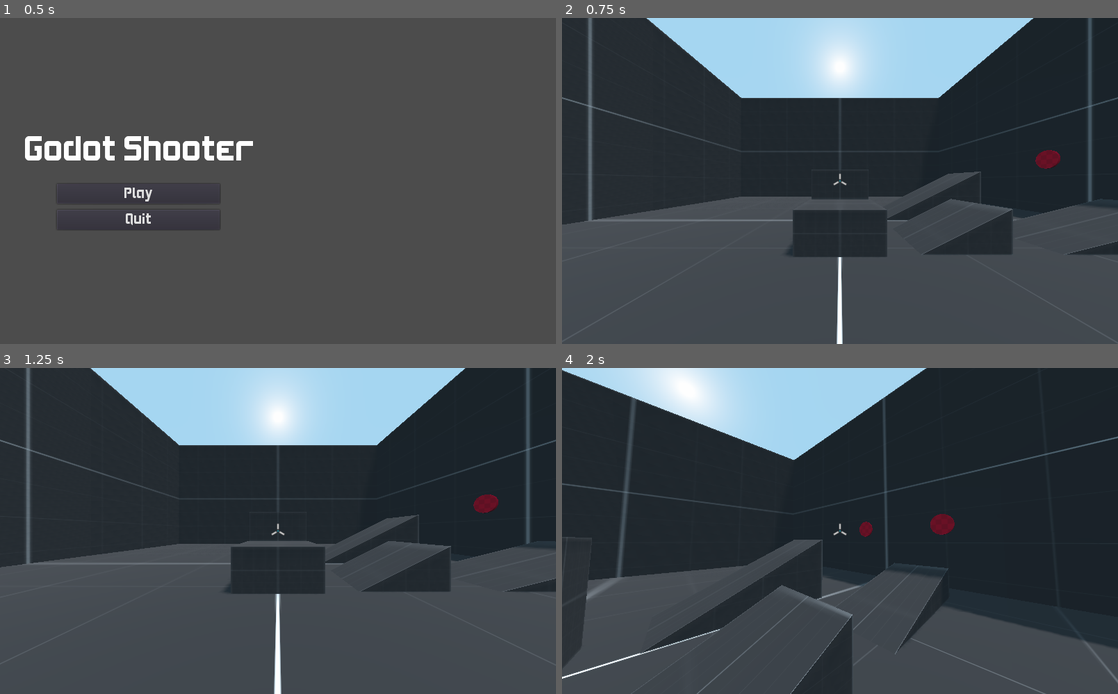
Above: before the commit, frames 1-4 (two rows, left to right).
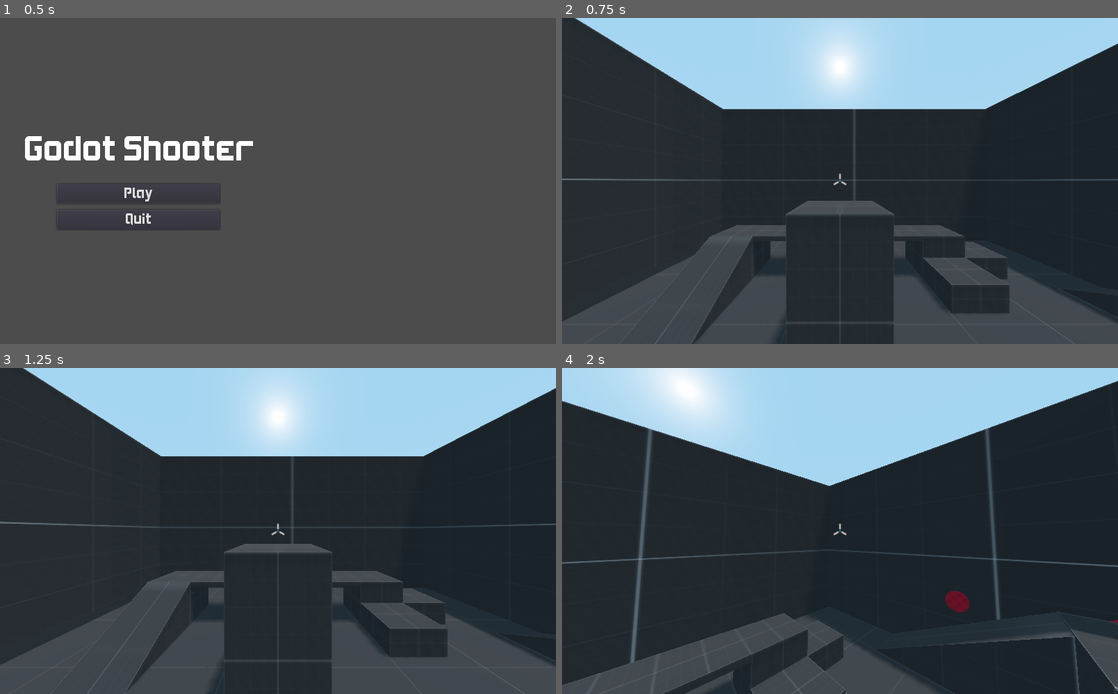
Above: after the commit, the same moments.

Repository: kdreese/godot-3D-shooter-project
Game: Godot game, scene res://src/states/Menu.tscn
Two runs of this game, one before a commit and one after it. Both use one fixed random seed, a clock stepped at 60 frames per second and the inputs below.
Inputs (mouse positions are in pixels of both pictures, inside the frame that each line leads up to):
- Up to frame 1 (0.5 s): no input
- Up to frame 2 (0.75 s): click "Play" at 0.5 s
- Up to frame 3 (1.25 s): no input
- Up to frame 4 (2 s): tap Enter at 1.25 s; move the mouse to (867, 531) at 1.27 s; press the mouse at (867, 531) at 1.28 s; hold W (move_forwards) from 1.28 s (still down); tap Space (jump) at 1.52 s

Frame 1 is identical in both runs. In frame 2, 33% of the frame differs, in the area x 0-100%, y 0-100%; in frame 3, 34%; in frame 4, 36%.

Commit message:
Fleshed out the free play level.

Diff:
--- a/src/levels/Level.tscn
+++ b/src/levels/Level.tscn
@@ -40,39 +40,176 @@
 material = ExtResource( 2 )
 
 [node name="FullBodyCover" type="CSGBox" parent="CSGCombiner"]
-transform = Transform( 1, 0, 0, 0, 1, 0, 0, 0, 1, 0, 2.25, 0 )
-width = 4.5
-height = 4.5
-depth = 4.5
-material = ExtResource( 2 )
-
-[node name="HalfBodyCover" type="CSGBox" parent="CSGCombiner"]
-transform = Transform( 1, 0, 0, 0, 1, 0, 0, 0, 1, 0, 1.125, 5 )
+transform = Transform( 1, 0, 0, 0, 1, 0, 0, 0, 1, -14, 2.25, -14 )
+width = 4.5
+height = 4.5
+depth = 4.5
+material = ExtResource( 2 )
+
+[node name="Walkway" type="CSGBox" parent="CSGCombiner"]
+transform = Transform( 1, 0, 0, 0, 1, 0, 0, 0, 1, -9.5, 4.25, -14 )
+width = 4.5
+height = 0.5
+depth = 4.5
+material = ExtResource( 2 )
+
+[node name="Walkway2" type="CSGBox" parent="CSGCombiner"]
+transform = Transform( 1, 0, 0, 0, 1, 0, 0, 0, 1, -5, 4.25, -14 )
+width = 4.5
+height = 0.5
+depth = 4.5
+material = ExtResource( 2 )
+
+[node name="Walkway3" type="CSGBox" parent="CSGCombiner"]
+transform = Transform( 1, 0, 0, 0, 1, 0, 0, 0, 1, -0.5, 4.25, -14 )
+width = 4.5
+height = 0.5
+depth = 4.5
+material = ExtResource( 2 )
+
+[node name="Walkway4" type="CSGBox" parent="CSGCombiner"]
+transform = Transform( 1, 0, 0, 0, 1, 0, 0, 0, 1, 4, 4.25, -14 )
+width = 4.5
+height = 0.5
+depth = 4.5
+material = ExtResource( 2 )
+
+[node name="FullBodyCover2" type="CSGBox" parent="CSGCombiner"]
+transform = Transform( 1, 0, 0, 0, 1, 0, 0, 0, 1, 8.5, 2.25, -14 )
+width = 4.5
+height = 4.5
+depth = 4.5
+material = ExtResource( 2 )
+
+[node name="FullHeightRamp2" type="CSGPolygon" parent="CSGCombiner"]
+transform = Transform( -4.37114e-08, 0, 1, 0, 1, 0, -1, 0, -4.37114e-08, -11.75, 0, -4.25 )
+polygon = PoolVector2Array( 0, 0, 7.5, 0, 7.5, 4.5 )
+depth = 4.5
+material = ExtResource( 2 )
+
+[node name="HalfBodyCover2" type="CSGBox" parent="CSGCombiner"]
+transform = Transform( 1, 0, 0, 0, 1, 0, 0, 0, 1, 8.5, 1.125, -9.5 )
 width = 4.5
 height = 2.25
 depth = 4.5
 material = ExtResource( 2 )
 
-[node name="FullHeightRamp" type="CSGPolygon" parent="CSGCombiner"]
-transform = Transform( 1, 0, 0, 0, 1, 0, 0, 0, 1, 4, 0, 0 )
-polygon = PoolVector2Array( 0, 0, 9, 0, 9, 4.5 )
-depth = 4.5
-material = ExtResource( 2 )
-
-[node name="HalfHeightRamp" type="CSGPolygon" parent="CSGCombiner"]
-transform = Transform( 1, 0, 0, 0, 1, 0, 0, 0, 1, 4, 0, 7 )
-polygon = PoolVector2Array( 0, 0, 4.5, 0, 4.5, 2.25 )
-depth = 4.5
-material = ExtResource( 2 )
-
-[node name="HalfHeightLongRamp" type="CSGPolygon" parent="CSGCombiner"]
-transform = Transform( 1, 0, 0, 0, 1, 0, 0, 0, 1, 11, 0, 7 )
-polygon = PoolVector2Array( 0, 0, 9, 0, 9, 2.25 )
-depth = 4.5
+[node name="HalfBodyCover3" type="CSGBox" parent="CSGCombiner"]
+transform = Transform( 1, 0, 0, 0, 1, 0, 0, 0, 1, 13, 1.125, -14 )
+width = 4.5
+height = 2.25
+depth = 4.5
+material = ExtResource( 2 )
+
+[node name="CSGBox" type="CSGBox" parent="CSGCombiner"]
+transform = Transform( 1, 0, 0, 0, 1, 0, 0, 0, 1, -2.5, 4.5, -3.5 )
+width = 4.5
+height = 9.0
+depth = 4.5
+material = ExtResource( 2 )
+
+[node name="HalfHeightRamp2" type="CSGPolygon" parent="CSGCombiner"]
+transform = Transform( -4.37114e-08, 0, -1, 0, 1, 0, 1, 0, -4.37114e-08, -4.75, 4.5, -11.75 )
+polygon = PoolVector2Array( 0, 0, 0, -0.5, 6, 4, 6, 4.5 )
+depth = 4.5
+material = ExtResource( 2 )
+
+[node name="CSGBox2" type="CSGBox" parent="CSGCombiner"]
+transform = Transform( 1, 0, 0, 0, 1, 0, 0, 0, 1, -2.5, 3.5, 5.5 )
+width = 4.5
+height = 6.75
+depth = 4.5
+material = ExtResource( 2 )
+
+[node name="CSGBox3" type="CSGBox" parent="CSGCombiner"]
+transform = Transform( 1, 0, 0, 0, 1, 0, 0, 0, 1, -2.5, 2.25, 17.5 )
+width = 4.5
+height = 4.5
+depth = 11.0
+material = ExtResource( 2 )
+
+[node name="FullHeightRamp3" type="CSGPolygon" parent="CSGCombiner"]
+transform = Transform( -1, 0, -8.74228e-08, 0, 1, 0, 8.74228e-08, 0, -1, 7.25, 0, 12 )
+polygon = PoolVector2Array( 0, 0, 7.5, 0, 7.5, 4.5 )
+depth = 4.5
+material = ExtResource( 2 )
+
+[node name="FullHeightRamp4" type="CSGPolygon" parent="CSGCombiner"]
+transform = Transform( 1, 0, 1.74846e-07, 0, 1, 0, -1.74846e-07, 0, 1, -12.25, 0, 16.5 )
+polygon = PoolVector2Array( 0, 0, 7.5, 0, 7.5, 4.5 )
+depth = 4.5
+material = ExtResource( 2 )
+
+[node name="CSGBox4" type="CSGBox" parent="CSGCombiner"]
+transform = Transform( -4.37114e-08, 0, -1, 0, 1, 0, 1, 0, -4.37114e-08, 13.75, 3.5, 5.5 )
+width = 4.5
+height = 6.75
+depth = 18.0
+material = ExtResource( 2 )
+
+[node name="CSGBox5" type="CSGBox" parent="CSGCombiner"]
+transform = Transform( 1, 0, 0, 0, 1, 0, 0, 0, 1, 19.5, 5.25, 12.75 )
+width = 3.0
+height = 0.5
+depth = 3.0
+material = ExtResource( 2 )
+
+[node name="CSGBox6" type="CSGBox" parent="CSGCombiner"]
+transform = Transform( 1, 0, 0, 0, 1, 0, 0, 0, 1, 17, 3.75, 17.75 )
+width = 3.0
+height = 0.5
+depth = 3.0
+material = ExtResource( 2 )
+
+[node name="CSGBox7" type="CSGBox" parent="CSGCombiner"]
+transform = Transform( 1, 0, 0, 0, 1, 0, 0, 0, 1, 11.25, 2, 19.75 )
+width = 3.0
+height = 0.5
+depth = 3.0
+material = ExtResource( 2 )
+
+[node name="FullHeightRamp5" type="CSGPolygon" parent="CSGCombiner"]
+transform = Transform( 1.31134e-07, 0, -1, 0, 1, 0, 1, 0, 1.31134e-07, 18.5, 0, -10.25 )
+polygon = PoolVector2Array( 0, 0, 13.5, 0, 13.5, 6.75 )
+depth = 4.5
+material = ExtResource( 2 )
+
+[node name="CSGBox9" type="CSGBox" parent="CSGCombiner"]
+transform = Transform( 1, 0, 0, 0, 1, 0, 0, 0, 1, -12, 2.25, 5.5 )
+width = 4.5
+height = 4.5
+depth = 4.5
+material = ExtResource( 2 )
+
+[node name="CSGBox10" type="CSGBox" parent="CSGCombiner"]
+transform = Transform( 1, 0, 0, 0, 1, 0, 0, 0, 1, -20.75, 1.125, 5.5 )
+width = 4.5
+height = 2.25
+depth = 4.5
+material = ExtResource( 2 )
+
+[node name="HalfHeightRamp4" type="CSGPolygon" parent="CSGCombiner"]
+transform = Transform( -1, 0, 8.74228e-08, 0, 1, 0, -8.74228e-08, 0, -1, -4.75, 4.5, 18.25 )
+polygon = PoolVector2Array( 0, 0, 0, -0.5, 6, 4, 6, 4.5 )
+depth = 4.5
+material = ExtResource( 2 )
+
+[node name="Walkway6" type="CSGBox" parent="CSGCombiner"]
+transform = Transform( 1, 0, 0, 0, 1, 0, 0, 0, 1, -16.75, 8.75, 20.5 )
+width = 12.0
+height = 0.5
+depth = 4.5
+material = ExtResource( 2 )
+
+[node name="Walkway5" type="CSGBox" parent="CSGCombiner"]
+transform = Transform( 1, 0, 0, 0, 0.866025, 0.5, 0, -0.5, 0.866025, -20.75, 5.5, 12.75 )
+width = 4.5
+height = 0.5
+depth = 7.0
 material = ExtResource( 2 )
 
 [node name="PlayerSpawnPoint" type="Position3D" parent="."]
-transform = Transform( 1, 0, 0, 0, 1, 0, 0, 0, 1, 0, 1, 15 )
+transform = Transform( 1, 0, 0, 0, 1, 0, 0, 0, 1, -2.5, 7.75, 5.5 )
 
 [node name="DirectionalLight" type="DirectionalLight" parent="."]
 transform = Transform( 0.806681, -0.546832, 0.224144, -0.109382, 0.23457, 0.965926, -0.580777, -0.803711, 0.129409, 0, 7, 0 )
--- a/src/objects/Player.gd
+++ b/src/objects/Player.gd
@@ -4,7 +4,7 @@
 const MOUSE_SENS = Vector2(0.0025, 0.0025)
 const GRAVITY = 30.0
 const MOVE_SPEED = 10.0
-const JUMP_POWER = 10.0
+const JUMP_POWER = 12.0
 
 var velocity := Vector3.ZERO
 
